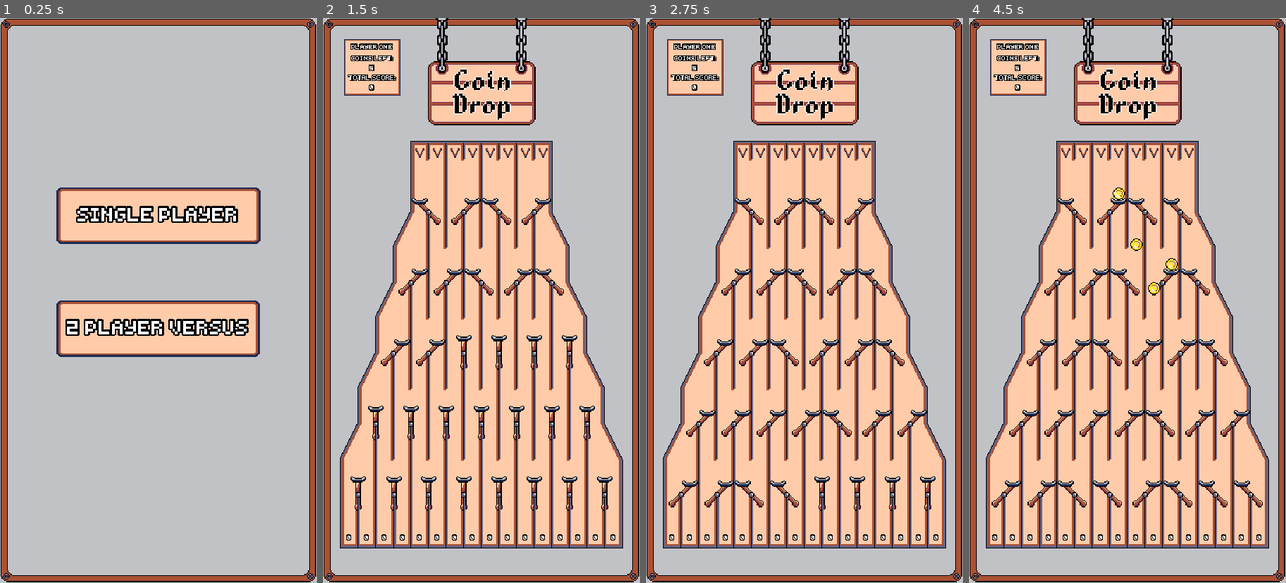
Above: before the commit, frames 1-4 (left to right).
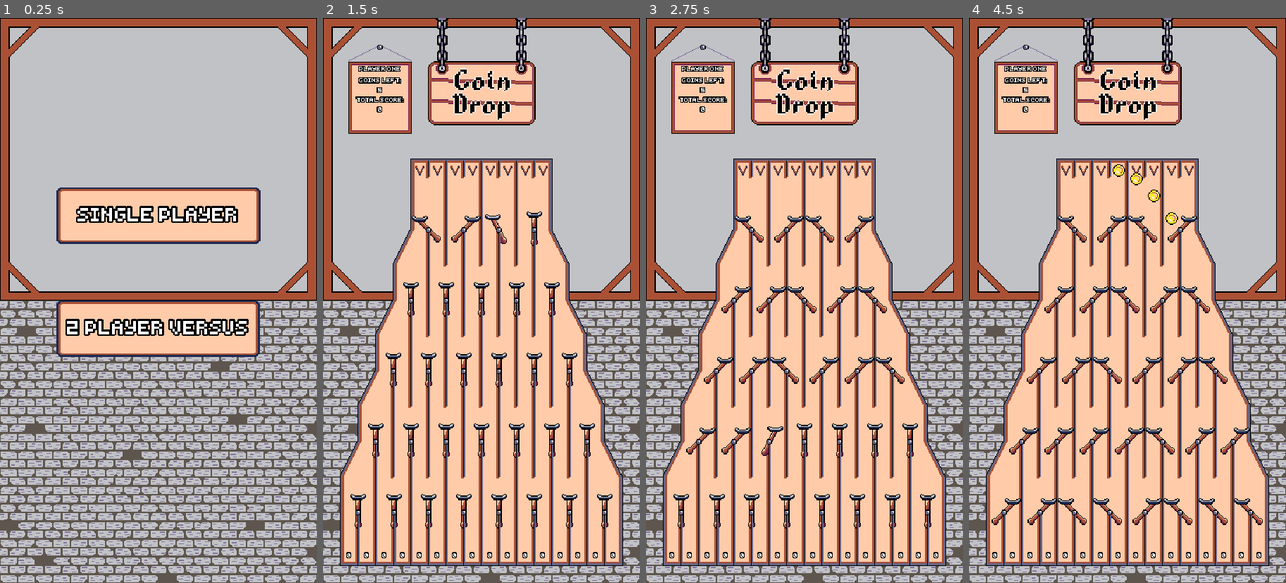
Above: after the commit, the same moments.

Repository: nico-bebop/Coin-Drop
Game: Godot game, scene res://menu/main_menu.tscn
The game is run twice, just before and just after one commit, with the same random seed, the same clock (stepped at 60 frames per second) and the same inputs.
Inputs (mouse positions are in pixels of both pictures, inside the frame that each line leads up to):
- Up to frame 1 (0.25 s): no input
- Up to frame 2 (1.5 s): click "SINGLE PLAYER" at 0.5 s; move the mouse to (418, 153) at 1.27 s; click (418, 153) at 1.35 s
- Up to frame 3 (2.75 s): move the mouse to (760, 153) at 2.02 s; click (760, 153) at 2.1 s
- Up to frame 4 (4.5 s): move the mouse to (1102, 153) at 2.77 s; click (1102, 153) at 2.85 s; move the mouse to (1117, 153) at 3.52 s; click (1117, 153) at 3.6 s; move the mouse to (1137, 153) at 4.27 s; click (1137, 153) at 4.35 s

The runs differ from the first frame. In frame 1, 25% of the frame differs, in the area x 0-100%, y 0-100%; in frame 2, 28%; in frame 3, 29%; in frame 4, 30%.

Commit message:
UI major redesign

Diff:
--- a/board/board.gd
+++ b/board/board.gd
@@ -4,6 +4,7 @@
 const SinglePlayer = preload("res://board/turn_system/single_player.tscn")
 const Versus = preload("res://board/turn_system/versus.tscn")
 
+onready var animation_player = $AnimationPlayer
 onready var coins = $Coins
 onready var turn_system = $TurnSystem
 
@@ -13,6 +14,9 @@
 func _ready():
 	set_game_mode()
 	randomize()
+
+	animation_player.play("SignAppear")
+	yield(animation_player, "animation_finished")
 
 	for switch in get_tree().get_nodes_in_group(Globals.GROUP_SWITCHES):
 		switch.set_random_position()
--- a/board/board.tscn
+++ b/board/board.tscn
@@ -14,17 +14,10 @@
 [ext_resource path="res://board/ui/round_transition.gd" type="Script" id=14]
 [ext_resource path="res://board/moving_parts/coins.gd" type="Script" id=15]
 
-[sub_resource type="DynamicFont" id=17]
-resource_local_to_scene = true
-size = 35
-outline_size = 2
-outline_color = Color( 0, 0, 0, 1 )
-font_data = ExtResource( 13 )
-
 [sub_resource type="Animation" id=18]
 length = 0.001
 tracks/0/type = "value"
-tracks/0/path = NodePath("Sprite:position")
+tracks/0/path = NodePath("RoundSprite:position")
 tracks/0/interp = 1
 tracks/0/loop_wrap = true
 tracks/0/imported = false
@@ -71,12 +64,24 @@
 "update": 1,
 "values": [ false ]
 }
+tracks/4/type = "value"
+tracks/4/path = NodePath("../Title:position")
+tracks/4/interp = 1
+tracks/4/loop_wrap = true
+tracks/4/imported = false
+tracks/4/enabled = true
+tracks/4/keys = {
+"times": PoolRealArray( 0 ),
+"transitions": PoolRealArray( 1 ),
+"update": 0,
+"values": [ Vector2( 180, 65 ) ]
+}
 
 [sub_resource type="Animation" id=19]
 resource_name = "RoundChange"
 length = 2.3
 tracks/0/type = "value"
-tracks/0/path = NodePath("Sprite:position")
+tracks/0/path = NodePath("RoundSprite:position")
 tracks/0/interp = 1
 tracks/0/loop_wrap = true
 tracks/0/imported = false
@@ -124,15 +129,62 @@
 "values": [ true ]
 }
 
+[sub_resource type="Animation" id=20]
+resource_name = "SignAppear"
+length = 0.7
+tracks/0/type = "value"
+tracks/0/path = NodePath("../Title:position")
+tracks/0/interp = 1
+tracks/0/loop_wrap = true
+tracks/0/imported = false
+tracks/0/enabled = true
+tracks/0/keys = {
+"times": PoolRealArray( 0, 0.7 ),
+"transitions": PoolRealArray( 1, 1 ),
+"update": 0,
+"values": [ Vector2( 180, -65 ), Vector2( 180, 65 ) ]
+}
+
+[sub_resource type="Animation" id=21]
+resource_name = "SignIdle"
+length = 4.0
+loop = true
+tracks/0/type = "value"
+tracks/0/path = NodePath("../Title:position")
+tracks/0/interp = 1
+tracks/0/loop_wrap = true
+tracks/0/imported = false
+tracks/0/enabled = true
+tracks/0/keys = {
+"times": PoolRealArray( 0, 2 ),
+"transitions": PoolRealArray( 1, 1 ),
+"update": 0,
+"values": [ Vector2( 180, 65 ), Vector2( 181, 65 ) ]
+}
+
+[sub_resource type="DynamicFont" id=17]
+resource_local_to_scene = true
+size = 35
+outline_size = 2
+outline_color = Color( 0, 0, 0, 1 )
+font_data = ExtResource( 13 )
+
 [node name="Board" type="Node2D"]
 script = ExtResource( 7 )
+
+[node name="AnimationPlayer" type="AnimationPlayer" parent="."]
+root_node = NodePath("../RoundTransition")
+anims/RESET = SubResource( 18 )
+anims/RoundChange = SubResource( 19 )
+anims/SignAppear = SubResource( 20 )
+anims/SignIdle = SubResource( 21 )
 
 [node name="Background" type="Sprite" parent="."]
 position = Vector2( 180, 320 )
 texture = ExtResource( 11 )
 
 [node name="Board" type="Sprite" parent="."]
-position = Vector2( 180, 360 )
+position = Vector2( 180, 380 )
 texture = ExtResource( 8 )
 
 [node name="Title" type="Sprite" parent="."]
@@ -140,9 +192,10 @@
 texture = ExtResource( 4 )
 
 [node name="UpperSlots" parent="." instance=ExtResource( 2 )]
+position = Vector2( 180, 172 )
 
 [node name="Switches" type="Node2D" parent="."]
-position = Vector2( 20, 200 )
+position = Vector2( 20, 220 )
 
 [node name="Row1" type="Node2D" parent="Switches"]
 position = Vector2( 100, 19 )
@@ -245,6 +298,7 @@
 position = Vector2( 280, 0 )
 
 [node name="BottomSlots" parent="." instance=ExtResource( 3 )]
+position = Vector2( 30, 607 )
 
 [node name="Coins" type="Node2D" parent="."]
 script = ExtResource( 15 )
@@ -255,7 +309,7 @@
 margin_bottom = 40.0
 script = ExtResource( 14 )
 
-[node name="Sprite" type="Sprite" parent="RoundTransition"]
+[node name="RoundSprite" type="Sprite" parent="RoundTransition"]
 position = Vector2( 180, 320 )
 scale = Vector2( 22.5, 3 )
 texture = ExtResource( 12 )
@@ -268,10 +322,6 @@
 custom_fonts/font = SubResource( 17 )
 align = 1
 valign = 1
-
-[node name="AnimationPlayer" type="AnimationPlayer" parent="RoundTransition"]
-anims/RESET = SubResource( 18 )
-anims/RoundChange = SubResource( 19 )
 
 [node name="TurnSystem" type="Control" parent="."]
 margin_right = 40.0
--- a/board/turn_system/player.gd
+++ b/board/turn_system/player.gd
@@ -55,7 +55,8 @@
 
 
 func update_coin_meter():
-	coin_meter.value = round_score
+	tween.interpolate_property($CoinMeter, "value", null, round_score, 1)
+	tween.start()
 
 
 func set_max_coin_meter():
--- a/board/turn_system/player.tscn
+++ b/board/turn_system/player.tscn
@@ -45,7 +45,7 @@
 script = ExtResource( 6 )
 
 [node name="Scoreboard" type="Sprite" parent="."]
-position = Vector2( 32, 32 )
+position = Vector2( 65, 81 )
 texture = ExtResource( 3 )
 hframes = 2
 
@@ -57,10 +57,10 @@
 
 [node name="PlayerName" type="Label" parent="."]
 material = ExtResource( 1 )
-margin_left = 2.0
-margin_top = 2.0
-margin_right = 62.0
-margin_bottom = 16.0
+margin_left = 35.0
+margin_top = 51.0
+margin_right = 95.0
+margin_bottom = 65.0
 custom_fonts/font = ExtResource( 5 )
 text = "PLAYER NAME"
 align = 1
@@ -68,10 +68,10 @@
 
 [node name="Score" type="Label" parent="."]
 material = ExtResource( 1 )
-margin_left = 2.0
-margin_top = 16.0
-margin_right = 62.0
-margin_bottom = 62.0
+margin_left = 35.0
+margin_top = 65.0
+margin_right = 95.0
+margin_bottom = 111.0
 custom_fonts/font = ExtResource( 5 )
 text = "ROUND SCORE:
 -/-
@@ -81,15 +81,14 @@
 valign = 1
 
 [node name="CoinMeter" type="TextureProgress" parent="."]
-margin_left = 16.0
-margin_top = 128.0
-margin_right = 36.0
-margin_bottom = 232.0
+margin_left = 25.0
+margin_top = 165.0
+margin_right = 83.0
+margin_bottom = 231.0
 max_value = 20.0
 value = 20.0
 texture_under = ExtResource( 2 )
 texture_progress = ExtResource( 4 )
-texture_progress_offset = Vector2( 2, 2 )
 fill_mode = 3
 
 [node name="Tween" type="Tween" parent="."]
--- a/board/turn_system/single_player.tscn
+++ b/board/turn_system/single_player.tscn
@@ -4,10 +4,8 @@
 [ext_resource path="res://board/turn_system/player.tscn" type="PackedScene" id=3]
 
 [node name="SinglePlayer" type="Control"]
-margin_left = 24.0
-margin_top = 24.0
-margin_right = 88.0
-margin_bottom = 88.0
+margin_right = 64.0
+margin_bottom = 64.0
 script = ExtResource( 1 )
 
 [node name="Player" parent="." instance=ExtResource( 3 )]
--- a/board/turn_system/versus.tscn
+++ b/board/turn_system/versus.tscn
@@ -6,18 +6,19 @@
 [node name="Versus" type="Control"]
 margin_right = 40.0
 margin_bottom = 40.0
+rect_pivot_offset = Vector2( -352, -93 )
 script = ExtResource( 2 )
 
 [node name="Player1" parent="." instance=ExtResource( 3 )]
-margin_left = 24.0
-margin_top = 24.0
-margin_right = 88.0
-margin_bottom = 88.0
 player_name = "PLAYER ONE"
 
 [node name="Player2" parent="." instance=ExtResource( 3 )]
-margin_left = 272.0
-margin_top = 24.0
-margin_right = 336.0
-margin_bottom = 88.0
+margin_left = 230.0
+margin_right = 294.0
 player_name = "PLAYER TWO"
+
+[node name="CoinMeter" parent="Player2" index="5"]
+margin_left = 45.0
+margin_right = 103.0
+
+[editable path="Player2"]
--- a/board/ui/round_transition.gd
+++ b/board/ui/round_transition.gd
@@ -1,6 +1,6 @@
 extends Control
 
-onready var animation_player = $AnimationPlayer
+onready var animation_player = $"../AnimationPlayer"
 onready var label = $Label
 
 
Binary file changed: assets/sprites/ui/background.png
Binary file changed: assets/sprites/ui/coin_meter.png
Binary file changed: assets/sprites/ui/coin_meter_full.png
Binary file changed: assets/sprites/ui/scoreboard.png
Binary file changed: assets/sprites/ui/title.png
Not shown: 1 places in board/board.tscn that only renumber resources
